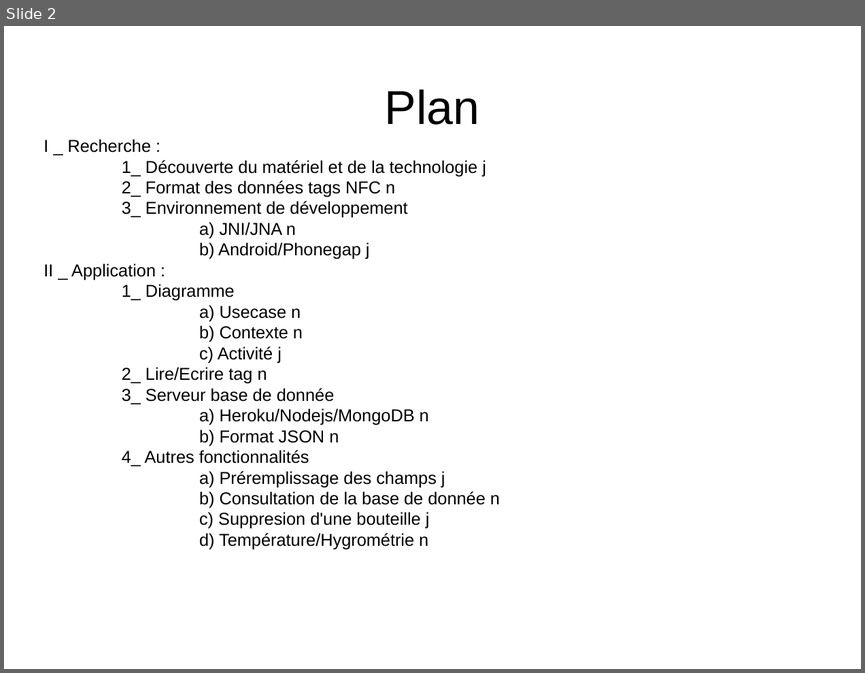
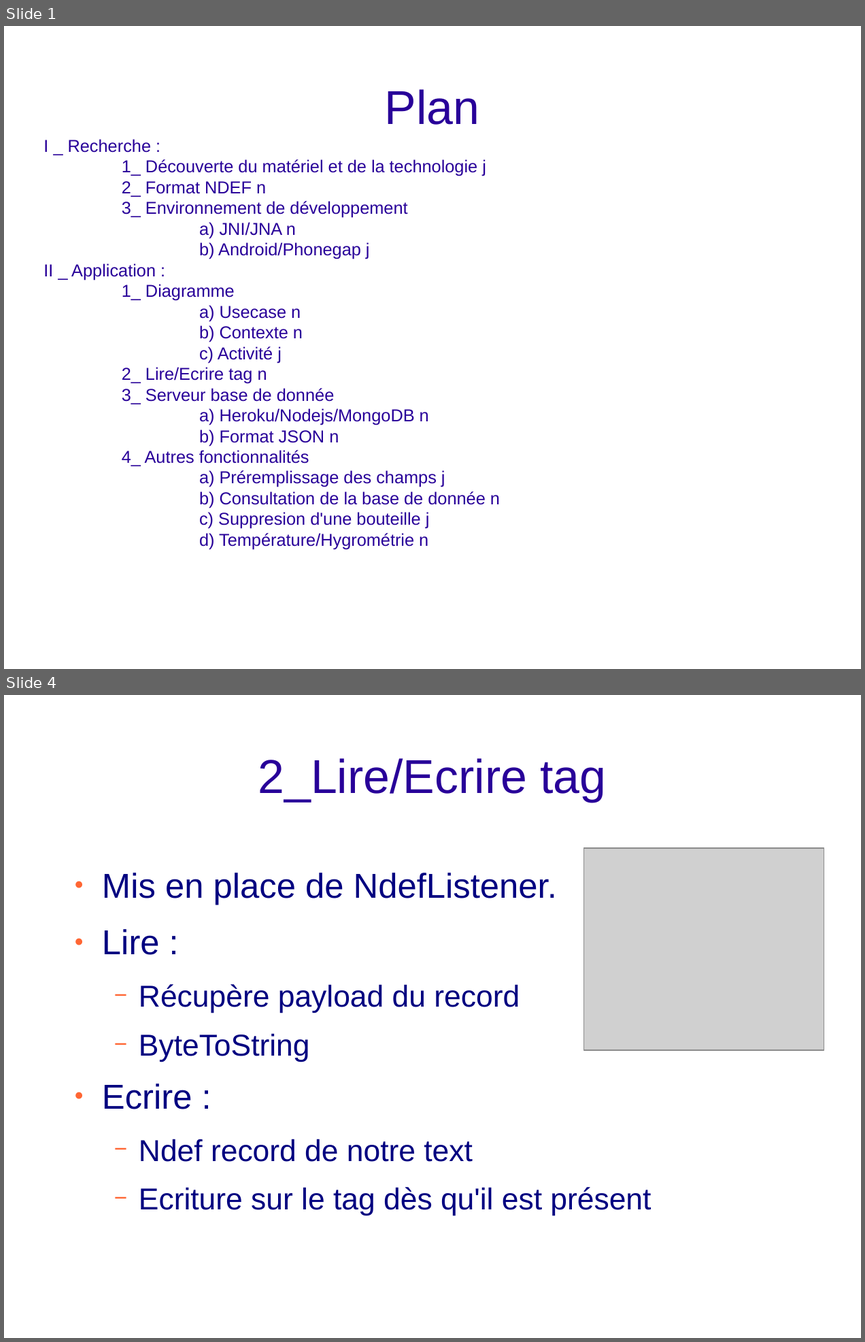
Before and after one commit to bigoud/e-cave, a slide deck: Presentation.odp. Shown one above the other, each under a label of ours: slide 2 before the commit, slides 1 and 4 after it; the slides between them are not shown. The pictures are 865x673 and 865x1342 pixels, drawn with LibreOffice and Linux fonts; fonts in the diff are those of the drawing; grey boxes stand for pictures; background and template pictures are left out. Boxes give left, top, right and bottom in pixels: in the first picture for what was removed or moved away, otherwise in the second. Text is boxed around its words. In the diff, an @@ line names an element or a change of style, - is before the commit and + after.

```diff
--- a/Presentation.odp
+++ b/Presentation.odp
@@ slide 4 added at (x1=4, y1=695, x2=861, y2=1338), background picture (left out) @@
@@ title added at (x1=258, y1=758, x2=606, y2=802), 44 pt, text #280099 @@
+2_Lire/Ecrire tag
@@ picture added at (x1=584, y1=848, x2=824, y2=1051) @@
@@ text added at (x1=102, y1=872, x2=651, y2=1215), 28 pt, text #000080 @@
+● Mis en place de NdefListener.
+● Lire :
+  − Récupère payload du record
+  − ByteToString
+● Ecrire :
+  − Ndef record de notre text
+  − Ecriture sur le tag dès qu'il est présent
@@ what was slide 2 is now slide 1 @@
@@ slide 1 changed as well @@
@@ title "Plan" at (x1=385, y1=89, x2=480, y2=125): text colour #000000 to #280099 @@
@@ subtitle "I _ Recherche :" moved from (x1=43, y1=160, x2=500, y2=549) to (x1=43, y1=139, x2=500, y2=549) @@
@@ subtitle at (x1=43, y1=139, x2=500, y2=549): text colour #000000 to #280099 @@
@@ subtitle at (x1=122, y1=181, x2=266, y2=197): text changed; text colour #000000 to #280099 @@
-2_ Format des données tags NFC n
+2_ Format NDEF n
```
Also in this commit, not shown: 7 other slides added, 1 slide removed.
